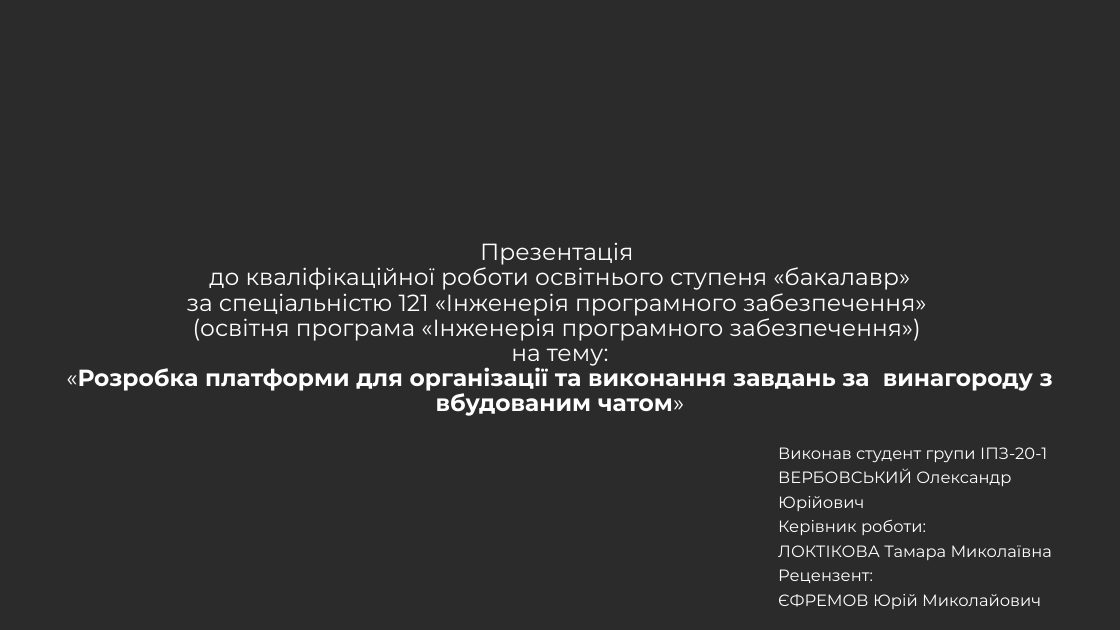
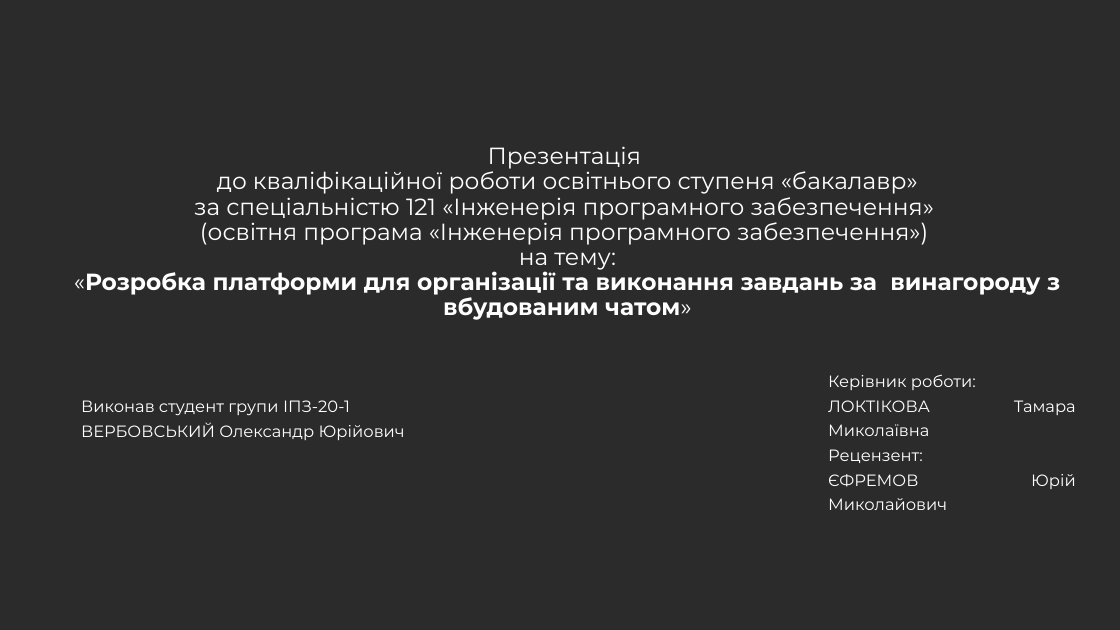
Before and after one commit to AlexandrVerbovskiy/test_dyplome, a slide deck: slide 1 of презентація.pptx. Drawn at 1120x630 pixels with LibreOffice and Linux fonts; fonts in the diff are those of the drawing; background and template pictures are left out; a plain dark background stands for a picture behind light text. Boxes give left, top, right and bottom in pixels: in the first picture for what was removed or moved away, otherwise in the second. Text is boxed around its words. In the diff, an @@ line names an element or a change of style, - is before the commit and + after.

```diff
--- a/презентація.pptx
+++ b/презентація.pptx
@@ title "Презентація до кваліфікаційної роботи освітнього ..." moved from (x1=66, y1=243, x2=1053, y2=416) to (x1=74, y1=146, x2=1060, y2=320) @@
@@ text "Керівник роботи:" moved from (x1=778, y1=447, x2=1052, y2=609) to (x1=828, y1=374, x2=1076, y2=489) @@
@@ text added at (x1=81, y1=400, x2=405, y2=440), 14 pt, text #FFFFFF @@
+Виконав студент групи ІПЗ-20-1
+ВЕРБОВСЬКИЙ Олександр Юрійович
@@ text at (x1=778, y1=447, x2=1047, y2=511): paragraph removed @@
-Виконав студент групи ІПЗ-20-1
-ВЕРБОВСЬКИЙ Олександр Юрійович
```
Also in this commit, not shown: 4 other slides changed, 17 other files.
